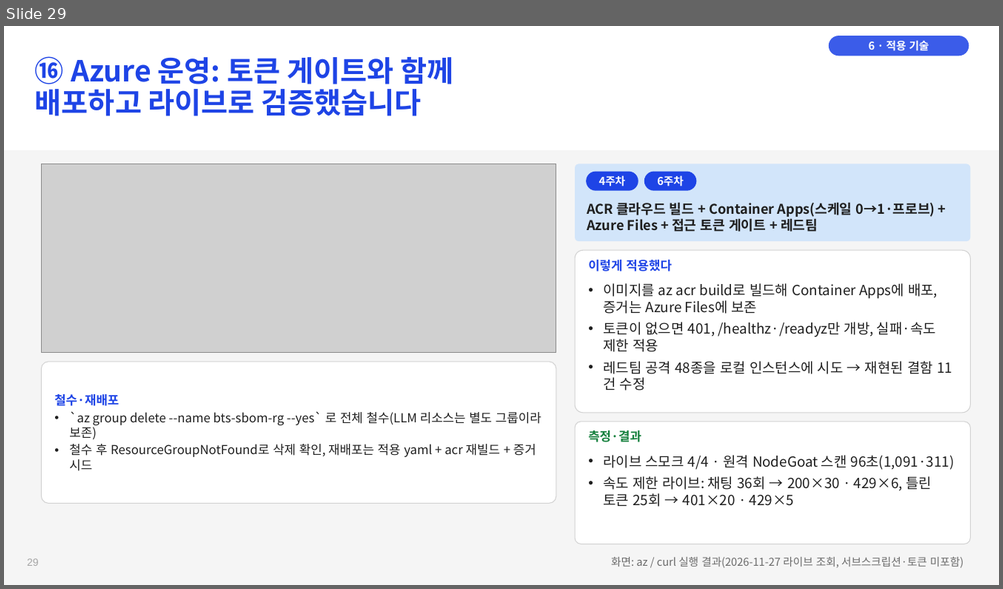
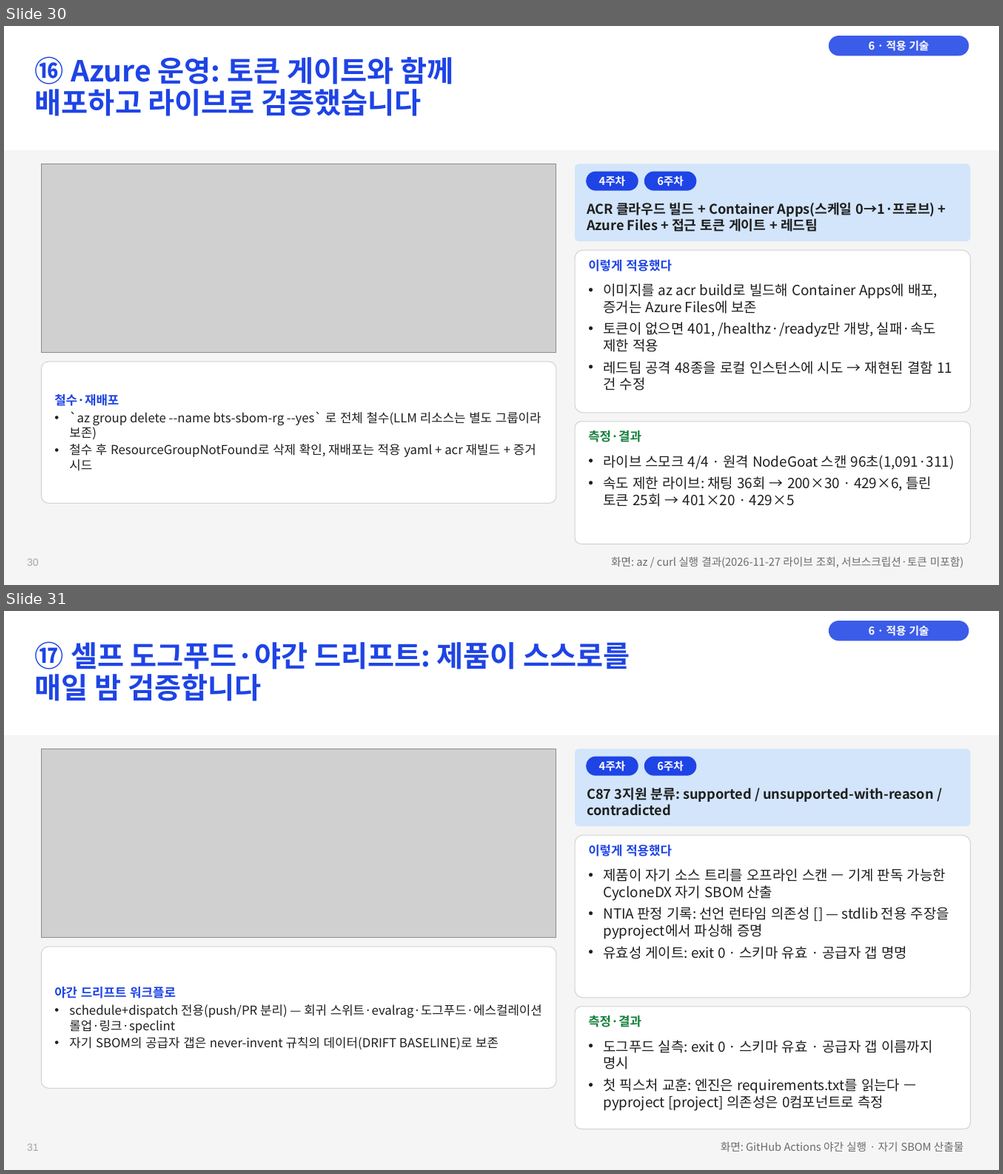
Before and after one commit to Jack-Hwang/beyondthesecurity-sbom, a slide deck: docs/BTS-SBOM_1-6주차_종합_과제.pptx. Shown one above the other, each under a label of ours: slide 29 before the commit, slides 30 and 31 after it. The pictures are 1003x589 and 1003x1174 pixels, drawn with LibreOffice and Linux fonts; fonts in the diff are those of the drawing; grey boxes stand for pictures. Boxes give left, top, right and bottom in pixels: in the first picture for what was removed or moved away, otherwise in the second. Text is boxed around its words. In the diff, an @@ line names an element or a change of style, - is before the commit and + after.

```diff
--- a/docs/BTS-SBOM_1-6주차_종합_과제.pptx
+++ b/docs/BTS-SBOM_1-6주차_종합_과제.pptx
@@ slide 31 added at bbox=[4, 611, 999, 1170], background #F5F5F5; not listed: 2 template elements that a slide beside it also shows @@
@@ rounded rectangle added at bbox=[828, 621, 969, 641], fill #3B5CE9, 10.5 pt, text #FFFFFF, bold @@
+6 · 적용 기술
@@ title added at bbox=[35, 641, 630, 701], 28 pt, text #1E44E6, bold @@
+⑰ 셀프 도그푸드·야간 드리프트: 제품이 스스로를
+매일 밤 검증합니다
@@ picture added at bbox=[41, 749, 556, 938] @@
@@ rounded rectangle added at bbox=[575, 749, 970, 826], fill #D2E5FA @@
@@ rounded rectangle added at bbox=[586, 757, 638, 776], fill #1E44E6, 10.5 pt, text #FFFFFF, bold @@
+4주차
@@ rounded rectangle added at bbox=[644, 757, 697, 776], fill #1E44E6, 10.5 pt, text #FFFFFF, bold @@
+6주차
@@ text added at bbox=[586, 787, 933, 816], 13 pt, text #1E1E1E, bold @@
+C87 3지원 분류: supported / unsupported-with-reason / contradicted
@@ rounded rectangle added at bbox=[575, 835, 970, 998], fill #FFFFFF, outline #D2D2D2 0.75 pt @@
@@ text added at bbox=[588, 845, 671, 857], 12 pt, text #1E44E6, bold @@
+이렇게 적용했다
@@ text added at bbox=[603, 869, 949, 960], 13.5 pt, text #1E1E1E @@
+• 제품이 자기 소스 트리를 오프라인 스캔 — 기계 판독 가능한 CycloneDX 자기 SBOM 산출
+• NTIA 판정 기록: 선언 런타임 의존성 [] — stdlib 전용 주장을 pyproject에서 파싱해 증명
+• 유효성 게이트: exit 0 · 스키마 유효 · 공급자 갭 명명
@@ rounded rectangle added at bbox=[41, 947, 556, 1088], fill #FFFFFF, outline #D2D2D2 0.75 pt, 12 pt, text #1E1E1E @@
+야간 드리프트 워크플로
+• schedule+dispatch 전용(push/PR 분리) — 회귀 스위트·evalrag·도그푸드·에스컬레이션 롤업·링크·speclint
+• 자기 SBOM의 공급자 갭은 never-invent 규칙의 데이터(DRIFT BASELINE)로 보존
@@ rounded rectangle added at bbox=[575, 1007, 970, 1130], fill #FFFFFF, outline #D2D2D2 0.75 pt @@
@@ text added at bbox=[588, 1016, 641, 1028], 12 pt, text #15803D, bold @@
+측정·결과
@@ text added at bbox=[603, 1040, 932, 1111], 13.5 pt, text #1E1E1E @@
+• 도그푸드 실측: exit 0 · 스키마 유효 · 공급자 갭 이름까지 명시
+• 첫 픽스처 교훈: 엔진은 requirements.txt를 읽는다 — pyproject [project] 의존성은 0컴포넌트로 측정
@@ text added at bbox=[720, 1142, 963, 1152], 10.5 pt, text #6B6B6B @@
+화면: GitHub Actions 야간 실행 · 자기 SBOM 산출물
@@ what was slide 29 is now slide 30 @@
@@ page number at bbox=[27, 559, 39, 566]: text changed @@
-29
+30
```
Also in this commit, not shown: 3 slides changed, 1 other slide added.
